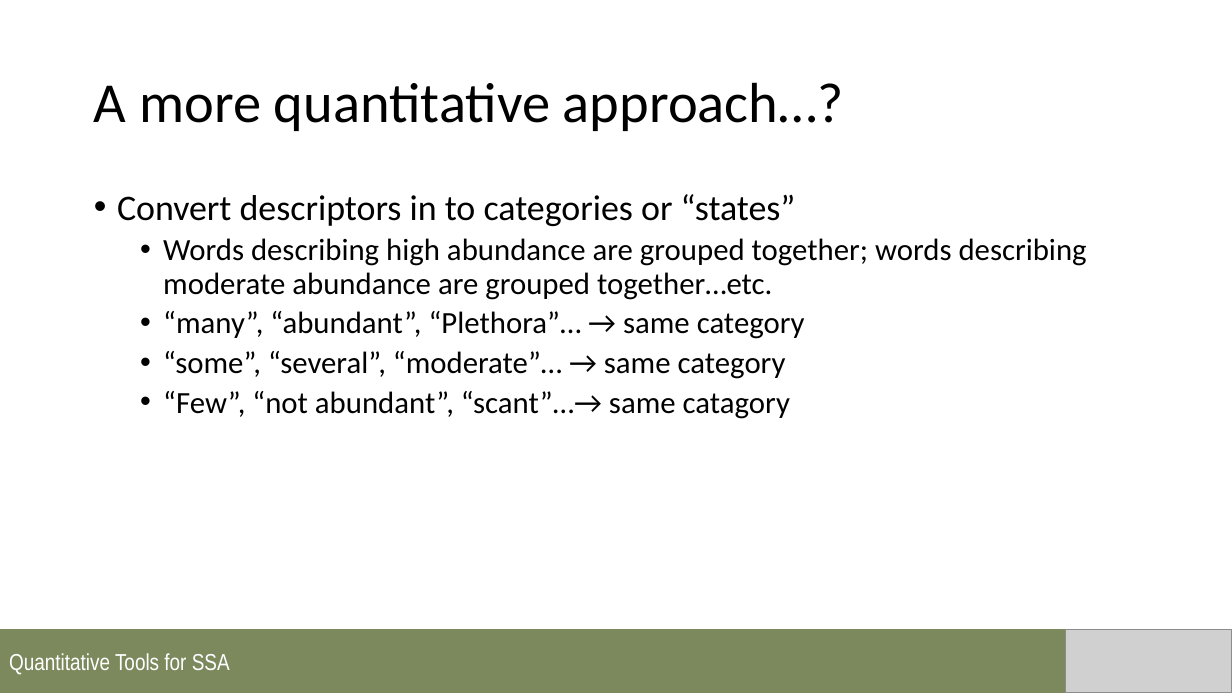
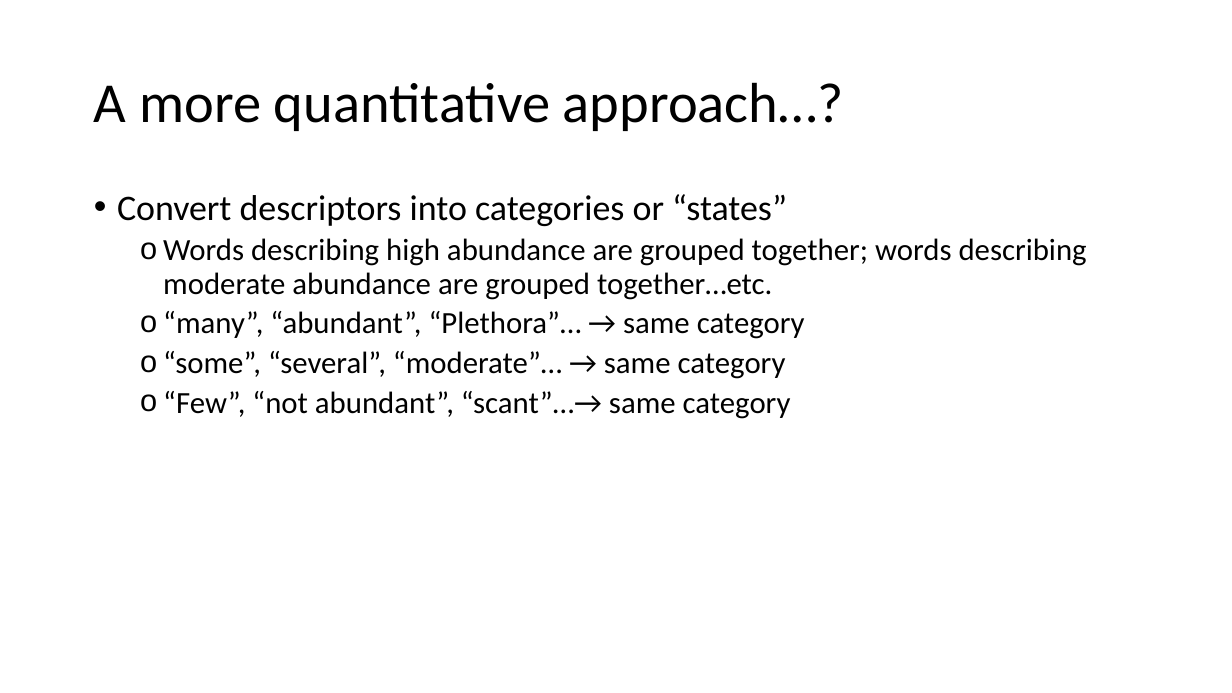
Before and after one commit to annamtucker/ssa-200, a slide deck: slide 3 of static/lectures/SSA_Lecture2_QualitativeData.pptx (slide 5 before the commit). Drawn at 1232x693 pixels with LibreOffice and Linux fonts; fonts in the diff are those of the drawing; grey boxes stand for pictures; background and template pictures are left out. Boxes give left, top, right and bottom in pixels: in the first picture for what was removed or moved away, otherwise in the second. Text is boxed around its words. In the diff, an @@ line names an element or a change of style, - is before the commit and + after.

```diff
--- a/static/lectures/SSA_Lecture2_QualitativeData.pptx
+++ b/static/lectures/SSA_Lecture2_QualitativeData.pptx
@@ text at (117,194,787,226): spaces changed @@
-• Convert descriptors in to categories or “states”
+• Convert descriptors into categories or “states”
@@ text at (163,391,791,419): text changed @@
-  • “Few”, “not abundant”, “scant”…→ same catagory
+  o “Few”, “not abundant”, “scant”…→ same category
@@ rectangle removed at (0,629,1232,693) @@
-Quantitative Tools for SSA
@@ picture removed at (1067,629,1232,693) @@
```
Also in this commit, not shown: 12 other slides changed, 3 slides added, 2 other files.
